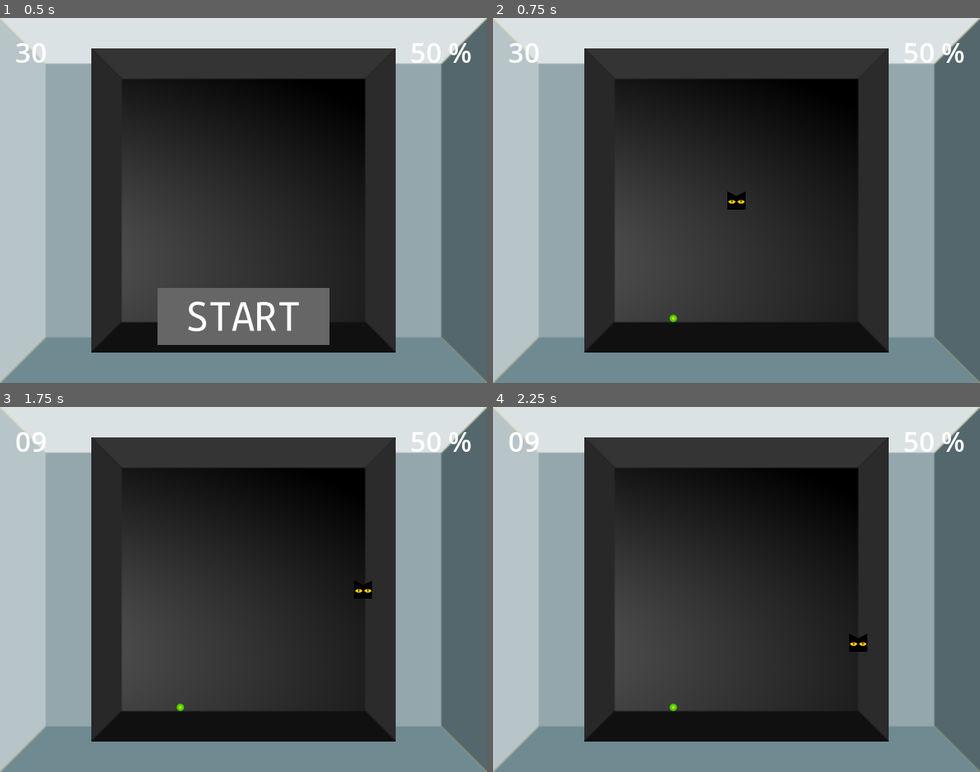
Above: before the commit, frames 1-4 (two rows, left to right).
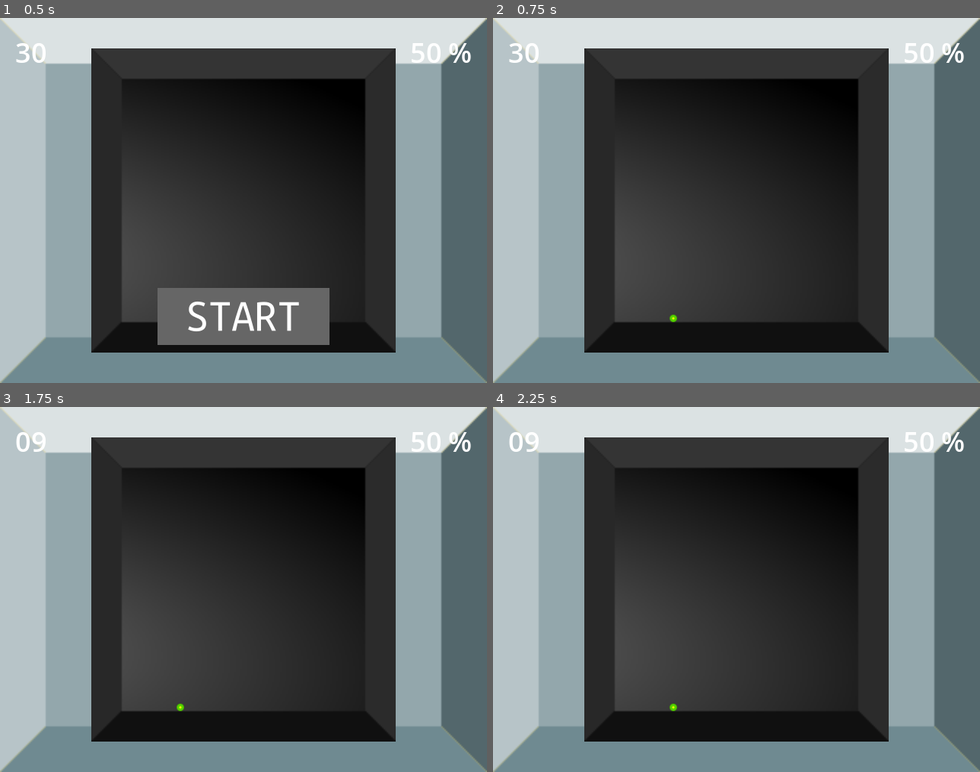
Above: after the commit, the same moments.

Repository: gil-x/schr-dinger-cats
Game: Godot game, scene res://Main/main.tscn
The game is run twice, just before and just after one commit, with the same random seed, the same clock (stepped at 60 frames per second) and the same inputs.
Inputs (mouse positions are in pixels of both pictures, inside the frame that each line leads up to):
- Up to frame 1 (0.5 s): no input
- Up to frame 2 (0.75 s): click (736, 317) at 0.5 s
- Up to frame 3 (1.75 s): hold Right (ui_right) from 1.28 s (still down)
- Up to frame 4 (2.25 s): release Right (ui_right) at 2.03 s; hold Down (ui_down) from 2.03 s (still down)

Frame 1 is identical in both runs. In frame 2, 0.2% of the frame differs, in the area x 48-52%, y 47-53%; in frame 3, less than 0.1%; in frame 4, 0.2%.

Commit message:
Title scene, fonts, cat rec frame

Diff:
--- a/Ghost/ghost.tscn
+++ b/Ghost/ghost.tscn
@@ -1,21 +1,17 @@
-[gd_scene load_steps=6 format=3 uid="uid://cl34ejcm5s4yo"]
+[gd_scene load_steps=5 format=3 uid="uid://cl34ejcm5s4yo"]
 
 [ext_resource type="Script" path="res://Ghost/ghost.gd" id="1_fremg"]
 [ext_resource type="Texture2D" uid="uid://mqaxcljddagb" path="res://assets/temp_ghost.png" id="1_lssrn"]
-[ext_resource type="Texture2D" uid="uid://briecdbugyd0y" path="res://assets/temp_cat.png" id="3_yoqgk"]
 
 [sub_resource type="SpriteFrames" id="SpriteFrames_icm3p"]
 animations = [{
 "frames": [{
 "duration": 1.0,
 "texture": ExtResource("1_lssrn")
-}, {
-"duration": 1.0,
-"texture": ExtResource("3_yoqgk")
 }],
 "loop": true,
 "name": &"default",
-"speed": 5.0
+"speed": 1.0
 }]
 
 [sub_resource type="RectangleShape2D" id="RectangleShape2D_yi763"]
@@ -27,6 +23,7 @@
 [node name="AnimatedSprite2D" type="AnimatedSprite2D" parent="."]
 scale = Vector2(0.25, 0.25)
 sprite_frames = SubResource("SpriteFrames_icm3p")
+autoplay = "default"
 
 [node name="CollisionShape2D" type="CollisionShape2D" parent="."]
 position = Vector2(0, 3)
--- a/Laboratory/laboratory.tscn
+++ /dev/null
@@ -1,13 +0,0 @@
-[gd_scene load_steps=2 format=3 uid="uid://c6731ay5kpkut"]
-
-[ext_resource type="Texture2D" uid="uid://cmwii3p3b5t7t" path="res://assets/temp_lab.png" id="1_uji41"]
-
-[node name="Laboratory" type="Node"]
-
-[node name="TextureRect" type="TextureRect" parent="."]
-anchors_preset = 15
-anchor_right = 1.0
-anchor_bottom = 1.0
-grow_horizontal = 2
-grow_vertical = 2
-texture = ExtResource("1_uji41")
--- a/Main/main.gd
+++ b/Main/main.gd
@@ -16,13 +16,19 @@
 	screensize = get_viewport().get_visible_rect().size
 	randomize()
 	$Player.hide()
+#	$HUD.hide()
+#	intro()
+
+func intro():
+	$MusicIntro.play()
+
 
 func setup():
 	spawn_particles(randi_range(1, 6))
 	$Player.show()
 	$Player.rec_path = true
 	$Player.can_move = true
-	$Music.play()
+	$MusicGame.play()
 
 func _on_collected():
 	print("collected")
@@ -96,11 +102,9 @@
 	get_tree().call_group("ghosts", "queue_free")
 	$Player/ParalyzeTimer.stop()
 	$Player.can_move = false
-	$Music.stop()
+	$MusicGame.stop()
 	if randi_range(0, 100) <= chance_to_survive:
 		$EndgameMessage.text = "You survived!"
-		print("$Player.can_move: %s" % $Player.can_move)
 	else:
 		$EndgameMessage.text = "You died..."
-		print("$Player.can_move: %s" % $Player.can_move)
 	$EndgameMessage.show()
--- a/Main/main.tscn
+++ b/Main/main.tscn
@@ -62,7 +62,7 @@
 theme_override_font_sizes/font_size = 48
 text = "Conclusion"
 
-[node name="Music" type="AudioStreamPlayer" parent="."]
+[node name="MusicGame" type="AudioStreamPlayer" parent="."]
 stream = ExtResource("8_7gswy")
 volume_db = -10.0
 
--- a/Player/player.gd
+++ b/Player/player.gd
@@ -37,9 +37,9 @@
 		position += velocity * speed * delta
 		position.x = clamp(position.x, margin_w, screensize.x - margin_w)
 		position.y = clamp(position.y, margin_h, screensize.y - margin_h)
-		print("$Player.can_move: %s" % can_move)
 	if rec_path:
 		register_position()
+
 
 func _on_area_entered(area):
 	if area.is_in_group("particles"):
@@ -56,4 +56,3 @@
 
 func _on_paralyze_timer_timeout():
 	can_move = true
-	pass
--- a/Player/player.tscn
+++ b/Player/player.tscn
@@ -1,7 +1,8 @@
-[gd_scene load_steps=8 format=3 uid="uid://bb7boe6udsli5"]
+[gd_scene load_steps=9 format=3 uid="uid://bb7boe6udsli5"]
 
 [ext_resource type="Script" path="res://Player/player.gd" id="1_26ve0"]
 [ext_resource type="Texture2D" uid="uid://briecdbugyd0y" path="res://assets/temp_cat.png" id="1_qtm7w"]
+[ext_resource type="Texture2D" uid="uid://bbl1i0esiefn0" path="res://assets/temp_cat2.png" id="3_5s6pe"]
 [ext_resource type="AudioStream" uid="uid://bvhd6d2f5hg45" path="res://assets/temp_pickup.ogg" id="3_relq5"]
 [ext_resource type="AudioStream" uid="uid://5o6f1v4iqp3y" path="res://assets/temp_jump.ogg" id="4_hmfgw"]
 [ext_resource type="AudioStream" uid="uid://ilolntn8k2sl" path="res://assets/temp_conflict.ogg" id="5_otmb0"]
@@ -11,10 +12,13 @@
 "frames": [{
 "duration": 1.0,
 "texture": ExtResource("1_qtm7w")
+}, {
+"duration": 1.0,
+"texture": ExtResource("3_5s6pe")
 }],
 "loop": true,
 "name": &"default",
-"speed": 5.0
+"speed": 4.0
 }]
 
 [sub_resource type="RectangleShape2D" id="RectangleShape2D_n4e1g"]
@@ -26,6 +30,8 @@
 [node name="AnimatedSprite2D" type="AnimatedSprite2D" parent="."]
 scale = Vector2(0.25, 0.25)
 sprite_frames = SubResource("SpriteFrames_ccp60")
+autoplay = "default"
+frame_progress = 0.97406
 
 [node name="CollisionShape2D" type="CollisionShape2D" parent="."]
 position = Vector2(0, 1.5)
--- a/assets/temp.svg
+++ b/assets/temp.svg
@@ -24,12 +24,12 @@
      inkscape:pagecheckerboard="0"
      inkscape:deskcolor="#d1d1d1"
      inkscape:document-units="mm"
-     inkscape:zoom="2.448"
-     inkscape:cx="297.58987"
-     inkscape:cy="47.794118"
-     inkscape:window-width="2560"
-     inkscape:window-height="1052"
-     inkscape:window-x="1920"
+     inkscape:zoom="3.4619948"
+     inkscape:cx="156.26829"
+     inkscape:cy="87.37737"
+     inkscape:window-width="1920"
+     inkscape:window-height="1015"
+     inkscape:window-x="0"
      inkscape:window-y="0"
      inkscape:window-maximized="1"
      inkscape:current-layer="layer1"
@@ -66,53 +66,89 @@
     <path
        id="rect1-5-2"
        style="fill:#000000;fill-opacity:1;stroke:#000000;stroke-width:0;stroke-linecap:round;stroke-linejoin:round;stroke-miterlimit:12.3;paint-order:markers fill stroke"
-       d="M 55.589303,0.94132694 H 68.818468 V 7.5559084 H 55.589303 Z" />
-    <g
-       id="g4"
-       inkscape:export-filename="temp_cat.png"
-       inkscape:export-xdpi="96"
-       inkscape:export-ydpi="96"
-       transform="scale(0.95999997)"
+       d="M 59.512836,32.322829 H 72.742001 V 38.937411 H 59.512836 Z" />
+    <path
+       id="rect1"
+       style="fill:#000000;fill-opacity:1;stroke:#000000;stroke-width:0;stroke-linecap:round;stroke-linejoin:round;stroke-miterlimit:12.3;paint-order:markers fill stroke"
+       d="M 0,0 V 6.3499998 25.399999 H 25.399999 V 6.3499998 0 L 12.7,6.3499998 Z" />
+    <g
+       id="g3"
+       transform="matrix(0.95999997,0,0,0.95999997,1.2699995,-5.8797)"
        style="stroke-width:1.04167">
-      <path
-         id="rect1"
-         style="fill:#000000;fill-opacity:1;stroke:#000000;stroke-width:0;stroke-linecap:round;stroke-linejoin:round;stroke-miterlimit:12.3;paint-order:markers fill stroke"
-         d="M 0,0 V 6.6145833 26.458333 H 26.458333 V 6.6145833 0 L 13.229167,6.6145833 Z" />
       <g
-         id="g3"
-         transform="translate(1.3229162,-6.1246877)"
+         id="g1"
          style="stroke-width:1.04167">
-        <g
-           id="g1"
-           style="stroke-width:1.04167">
-          <path
-             id="path1"
-             style="fill:#ffcc00;fill-opacity:0.998601;stroke:#000000;stroke-width:0;stroke-linecap:round;stroke-linejoin:round;stroke-miterlimit:12.3;-inkscape-stroke:none;paint-order:markers fill stroke"
-             d="M 5.2916674,18.62737 C 3.1086675,18.627388 1.0915003,19.635972 5e-7,21.273203 1.0915,22.910435 3.1086672,23.919019 5.2916674,23.919037 7.4746671,23.919018 9.4918337,22.910434 10.583333,21.273203 9.4918334,19.635972 7.4746669,18.627389 5.2916674,18.62737 Z"
-             sodipodi:nodetypes="ccccc" />
-          <path
-             id="path1-6-9"
-             style="fill:#000000;fill-opacity:0.998601;stroke:#000000;stroke-width:0;stroke-linecap:round;stroke-linejoin:round;stroke-miterlimit:12.3;-inkscape-stroke:none;paint-order:markers fill stroke"
-             d="M 4.6302087,20.39543 A 1.3229157,3.0551792 0 0 0 5.2916667,23.041263 1.3229157,3.0551792 0 0 0 5.9531247,20.39543 1.3229157,3.0551792 0 0 0 5.2916667,17.749597 1.3229157,3.0551792 0 0 0 4.6302087,20.39543 Z"
-             inkscape:transform-center-x="-0.034777174"
-             inkscape:transform-center-y="-0.030822785" />
-        </g>
-        <g
-           id="g2"
-           transform="translate(13.229167)"
-           style="stroke-width:1.04167">
-          <path
-             id="path1-7"
-             style="fill:#ffcc00;fill-opacity:0.998601;stroke:#000000;stroke-width:0;stroke-linecap:round;stroke-linejoin:round;stroke-miterlimit:12.3;-inkscape-stroke:none;paint-order:markers fill stroke"
-             d="M 5.2916674,18.62737 C 3.1086675,18.627388 1.0915003,19.635972 5e-7,21.273203 1.0915,22.910435 3.1086672,23.919019 5.2916674,23.919037 7.4746671,23.919018 9.4918337,22.910434 10.583333,21.273203 9.4918334,19.635972 7.4746669,18.627389 5.2916674,18.62737 Z"
-             sodipodi:nodetypes="ccccc" />
-          <path
-             id="path1-6-9-5"
-             style="fill:#000000;fill-opacity:0.998601;stroke:#000000;stroke-width:0;stroke-linecap:round;stroke-linejoin:round;stroke-miterlimit:12.3;-inkscape-stroke:none;paint-order:markers fill stroke"
-             d="M 4.6302087,20.39543 A 1.3229157,3.0551792 0 0 0 5.2916667,23.041263 1.3229157,3.0551792 0 0 0 5.9531247,20.39543 1.3229157,3.0551792 0 0 0 5.2916667,17.749597 1.3229157,3.0551792 0 0 0 4.6302087,20.39543 Z"
-             inkscape:transform-center-x="-0.034777174"
-             inkscape:transform-center-y="-0.030822785" />
-        </g>
+        <path
+           id="path1"
+           style="fill:#ffcc00;fill-opacity:0.998601;stroke:#000000;stroke-width:0;stroke-linecap:round;stroke-linejoin:round;stroke-miterlimit:12.3;-inkscape-stroke:none;paint-order:markers fill stroke"
+           d="M 5.2916674,18.62737 C 3.1086675,18.627388 1.0915003,19.635972 5e-7,21.273203 1.0915,22.910435 3.1086672,23.919019 5.2916674,23.919037 7.4746671,23.919018 9.4918337,22.910434 10.583333,21.273203 9.4918334,19.635972 7.4746669,18.627389 5.2916674,18.62737 Z"
+           sodipodi:nodetypes="ccccc" />
+        <path
+           id="path1-6-9"
+           style="fill:#000000;fill-opacity:0.998601;stroke:#000000;stroke-width:0;stroke-linecap:round;stroke-linejoin:round;stroke-miterlimit:12.3;-inkscape-stroke:none;paint-order:markers fill stroke"
+           d="M 4.6302087,20.39543 A 1.3229157,3.0551792 0 0 0 5.2916667,23.041263 1.3229157,3.0551792 0 0 0 5.9531247,20.39543 1.3229157,3.0551792 0 0 0 5.2916667,17.749597 1.3229157,3.0551792 0 0 0 4.6302087,20.39543 Z"
+           inkscape:transform-center-x="-0.034777174"
+           inkscape:transform-center-y="-0.030822785" />
+      </g>
+      <g
+         id="g2"
+         transform="translate(13.229167)"
+         style="stroke-width:1.04167">
+        <path
+           id="path1-7"
+           style="fill:#ffcc00;fill-opacity:0.998601;stroke:#000000;stroke-width:0;stroke-linecap:round;stroke-linejoin:round;stroke-miterlimit:12.3;-inkscape-stroke:none;paint-order:markers fill stroke"
+           d="M 5.2916674,18.62737 C 3.1086675,18.627388 1.0915003,19.635972 5e-7,21.273203 1.0915,22.910435 3.1086672,23.919019 5.2916674,23.919037 7.4746671,23.919018 9.4918337,22.910434 10.583333,21.273203 9.4918334,19.635972 7.4746669,18.627389 5.2916674,18.62737 Z"
+           sodipodi:nodetypes="ccccc" />
+        <path
+           id="path1-6-9-5"
+           style="fill:#000000;fill-opacity:0.998601;stroke:#000000;stroke-width:0;stroke-linecap:round;stroke-linejoin:round;stroke-miterlimit:12.3;-inkscape-stroke:none;paint-order:markers fill stroke"
+           d="M 4.6302087,20.39543 A 1.3229157,3.0551792 0 0 0 5.2916667,23.041263 1.3229157,3.0551792 0 0 0 5.9531247,20.39543 1.3229157,3.0551792 0 0 0 5.2916667,17.749597 1.3229157,3.0551792 0 0 0 4.6302087,20.39543 Z"
+           inkscape:transform-center-x="-0.034777174"
+           inkscape:transform-center-y="-0.030822785" />
+      </g>
+    </g>
+    <path
+       id="rect1-56"
+       style="fill:#000000;fill-opacity:1;stroke:#000000;stroke-width:0;stroke-linecap:round;stroke-linejoin:round;stroke-miterlimit:12.3;paint-order:markers fill stroke"
+       d="M 32.212357,1.865742e-8 33.535274,5.0270373 V 25.4 H 58.935273 V 5.0270373 L 60.25819,1.865742e-8 46.235274,6.35 Z"
+       sodipodi:nodetypes="cccccccc"
+       inkscape:export-filename="temp_cat2.png"
+       inkscape:export-xdpi="96"
+       inkscape:export-ydpi="96" />
+    <g
+       id="g4-2"
+       transform="matrix(0.95999997,0,0,0.8234135,34.805274,-2.6126831)"
+       style="stroke-width:1.12475">
+      <g
+         id="g2-9"
+         style="stroke-width:1.12475">
+        <path
+           id="path1-1"
+           style="fill:#ffcc00;fill-opacity:0.998601;stroke:#000000;stroke-width:0;stroke-linecap:round;stroke-linejoin:round;stroke-miterlimit:12.3;-inkscape-stroke:none;paint-order:markers fill stroke"
+           d="M 5.2916674,18.62737 C 3.1086675,18.627388 1.0915003,19.635972 5e-7,21.273203 1.0915,22.910435 3.1086672,23.919019 5.2916674,23.919037 7.4746671,23.919018 9.4918337,22.910434 10.583333,21.273203 9.4918334,19.635972 7.4746669,18.627389 5.2916674,18.62737 Z"
+           sodipodi:nodetypes="ccccc" />
+        <path
+           id="path1-6-9-2"
+           style="fill:#000000;fill-opacity:0.998601;stroke:#000000;stroke-width:0;stroke-linecap:round;stroke-linejoin:round;stroke-miterlimit:12.3;-inkscape-stroke:none;paint-order:markers fill stroke"
+           d="M 4.6302087,20.39543 A 1.3229157,3.0551792 0 0 0 5.2916667,23.041263 1.3229157,3.0551792 0 0 0 5.9531247,20.39543 1.3229157,3.0551792 0 0 0 5.2916667,17.749597 1.3229157,3.0551792 0 0 0 4.6302087,20.39543 Z"
+           inkscape:transform-center-x="-0.034777174"
+           inkscape:transform-center-y="-0.030822785" />
+      </g>
+      <g
+         id="g3-7"
+         transform="translate(13.229167)"
+         style="stroke-width:1.12475">
+        <path
+           id="path1-7-0"
+           style="fill:#ffcc00;fill-opacity:0.998601;stroke:#000000;stroke-width:0;stroke-linecap:round;stroke-linejoin:round;stroke-miterlimit:12.3;-inkscape-stroke:none;paint-order:markers fill stroke"
+           d="M 5.2916674,18.62737 C 3.1086675,18.627388 1.0915003,19.635972 5e-7,21.273203 1.0915,22.910435 3.1086672,23.919019 5.2916674,23.919037 7.4746671,23.919018 9.4918337,22.910434 10.583333,21.273203 9.4918334,19.635972 7.4746669,18.627389 5.2916674,18.62737 Z"
+           sodipodi:nodetypes="ccccc" />
+        <path
+           id="path1-6-9-5-9"
+           style="fill:#000000;fill-opacity:0.998601;stroke:#000000;stroke-width:0;stroke-linecap:round;stroke-linejoin:round;stroke-miterlimit:12.3;-inkscape-stroke:none;paint-order:markers fill stroke"
+           d="M 4.6302087,20.39543 A 1.3229157,3.0551792 0 0 0 5.2916667,23.041263 1.3229157,3.0551792 0 0 0 5.9531247,20.39543 1.3229157,3.0551792 0 0 0 5.2916667,17.749597 1.3229157,3.0551792 0 0 0 4.6302087,20.39543 Z"
+           inkscape:transform-center-x="-0.034777174"
+           inkscape:transform-center-y="-0.030822785" />
       </g>
     </g>
     <g
@@ -153,7 +189,8 @@
        id="g5"
        inkscape:export-filename="temp_particle.png"
        inkscape:export-xdpi="96"
-       inkscape:export-ydpi="96">
+       inkscape:export-ydpi="96"
+       transform="translate(9.7677138,27.824911)">
       <circle
          style="fill:#44aa00;fill-opacity:1;stroke:#000000;stroke-width:0;stroke-linecap:round;stroke-linejoin:round;stroke-miterlimit:12.3;-inkscape-stroke:none;paint-order:markers fill stroke"
          id="path4"
@@ -178,7 +215,8 @@
        id="g8"
        inkscape:export-filename="temp_box.png"
        inkscape:export-xdpi="96"
-       inkscape:export-ydpi="96">
+       inkscape:export-ydpi="96"
+       transform="translate(3.9235326,31.381502)">
       <path
          id="rect1-5-2-4"
          style="fill:#333333;fill-opacity:1;stroke:#000000;stroke-width:0;stroke-linecap:round;stroke-linejoin:round;stroke-miterlimit:12.3;paint-order:markers fill stroke"
